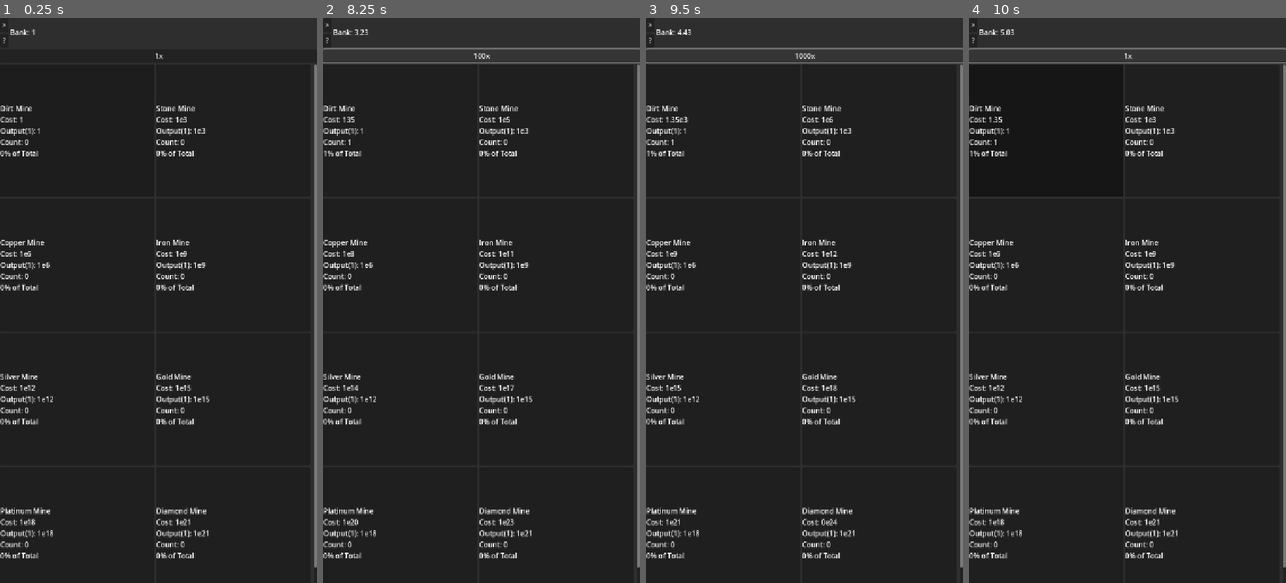
Above: before the commit, frames 1-4 (left to right).
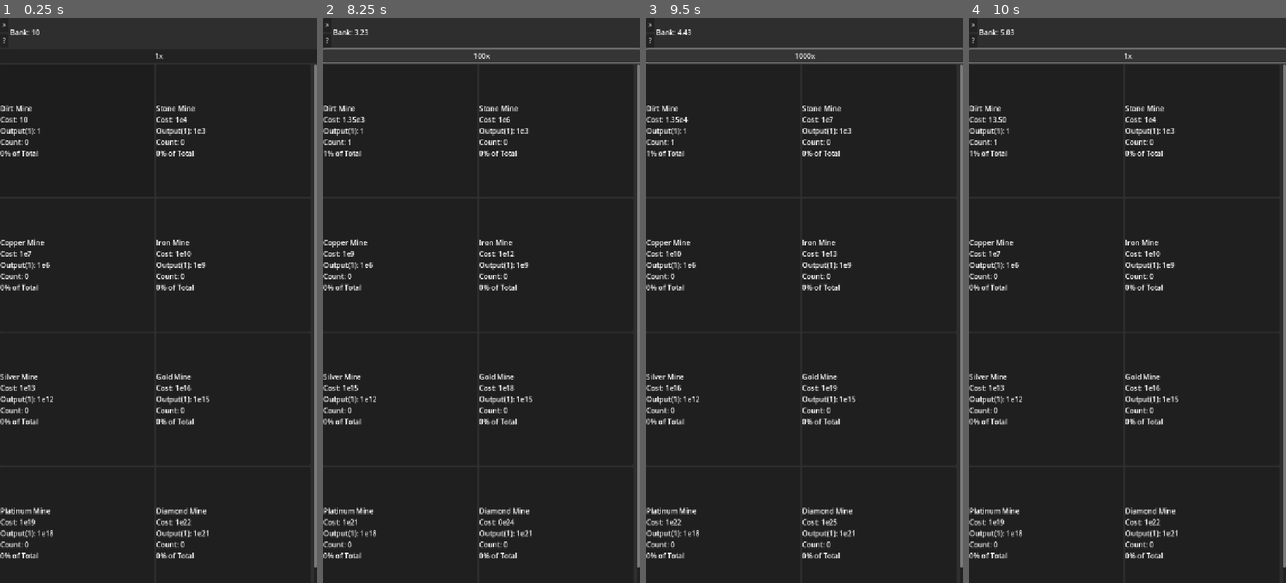
Above: after the commit, the same moments.

Repository: DylanBulfin/IncrementalGameP3
Game: Godot game, scene res://incremental_game.tscn
Same seed, same stepped clock (60 frames per second), same inputs: the game is played once before the commit and once after it.
Inputs (mouse positions are in pixels of both pictures, inside the frame that each line leads up to):
- Up to frame 1 (0.25 s): no input
- Up to frame 2 (8.25 s): click ">" at 0.5 s; click "?" at 1.25 s; click "1x" at 2 s; click "10x" at 2.75 s; click "100x" at 3.5 s; click "1000x" at 4.25 s; click (399, 131) at 5 s; click ">" at 5.75 s; click "?" at 6.5 s; click "1x" at 7.25 s; click "10x" at 8 s
- Up to frame 3 (9.5 s): click "100x" at 8.75 s
- Up to frame 4 (10 s): click "1000x" at 9.5 s

The runs differ from the first frame. In frame 1, less than 0.1% of the frame differs, in the area x 7-61%, y 2-90%; in frame 2, 0.1%, in the area x 7-61%, y 17-90%; in frame 3, less than 0.1%; in frame 4, less than 0.1%.

Commit message:
Dramatically increase cost/output ratio

Diff:
--- a/resources/game_data.tres
+++ b/resources/game_data.tres
@@ -9,7 +9,7 @@
 [sub_resource type="Resource" id="Resource_rolb0"]
 script = ExtResource("1_yqm58")
 title = "Dirt Mine"
-base_cost = 1.0
+base_cost = 10.0
 base_output = 1.0
 cost_ratio = 1.35
 count = 0
@@ -20,7 +20,7 @@
 [sub_resource type="Resource" id="Resource_yqm58"]
 script = ExtResource("1_yqm58")
 title = "Stone Mine"
-base_cost = 1000.0
+base_cost = 10000.0
 base_output = 1000.0
 cost_ratio = 1.4
 count = 0
@@ -31,7 +31,7 @@
 [sub_resource type="Resource" id="Resource_raoho"]
 script = ExtResource("1_yqm58")
 title = "Copper Mine"
-base_cost = 1e+06
+base_cost = 1e+07
 base_output = 1e+06
 cost_ratio = 1.45
 count = 0
@@ -42,7 +42,7 @@
 [sub_resource type="Resource" id="Resource_2r4qd"]
 script = ExtResource("1_yqm58")
 title = "Iron Mine"
-base_cost = 1e+09
+base_cost = 1e+10
 base_output = 1e+09
 cost_ratio = 1.5
 count = 0
@@ -53,7 +53,7 @@
 [sub_resource type="Resource" id="Resource_4oi1i"]
 script = ExtResource("1_yqm58")
 title = "Silver Mine"
-base_cost = 1e+12
+base_cost = 1e+13
 base_output = 1e+12
 cost_ratio = 1.55
 count = 0
@@ -64,7 +64,7 @@
 [sub_resource type="Resource" id="Resource_e1k00"]
 script = ExtResource("1_yqm58")
 title = "Gold Mine"
-base_cost = 1e+15
+base_cost = 1e+16
 base_output = 1e+15
 cost_ratio = 1.6
 count = 0
@@ -75,7 +75,7 @@
 [sub_resource type="Resource" id="Resource_vt7lq"]
 script = ExtResource("1_yqm58")
 title = "Platinum Mine"
-base_cost = 1e+18
+base_cost = 1e+19
 base_output = 1e+18
 cost_ratio = 1.65
 count = 0
@@ -86,7 +86,7 @@
 [sub_resource type="Resource" id="Resource_ws21c"]
 script = ExtResource("1_yqm58")
 title = "Diamond Mine"
-base_cost = 1e+21
+base_cost = 1e+22
 base_output = 1e+21
 cost_ratio = 1.7
 count = 0
--- a/scripts/state.gd
+++ b/scripts/state.gd
@@ -39,6 +39,9 @@
 	for i: int in len(upgrades): upgrades[i].id = i
 	for i: int in len(materials): materials[i].id = i
 
+	# Make sure user has enough for first building
+	bank = facilities[0].cost
+
 
 func format(num: float) -> String:
 	const fstr: String = "%.2f"
